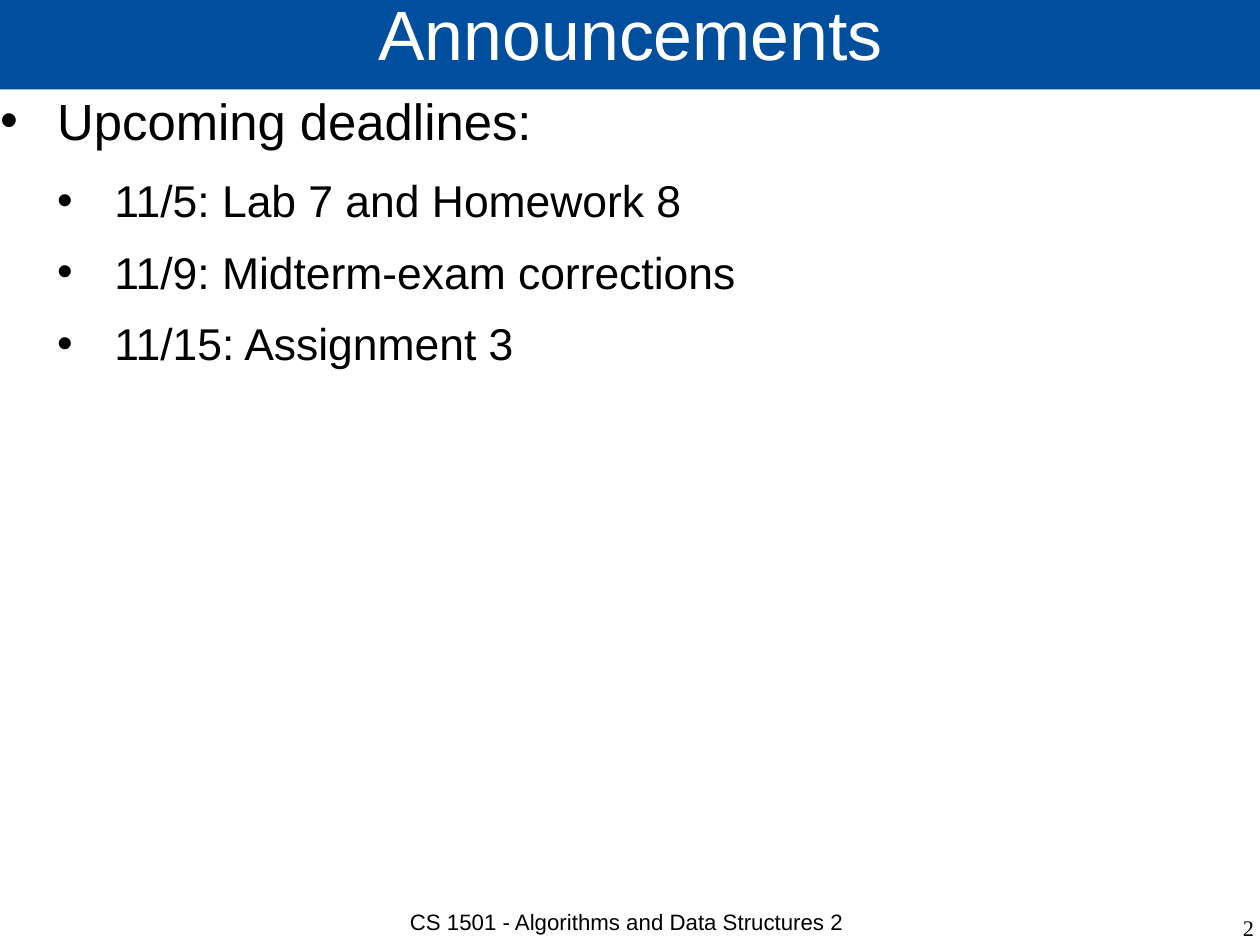
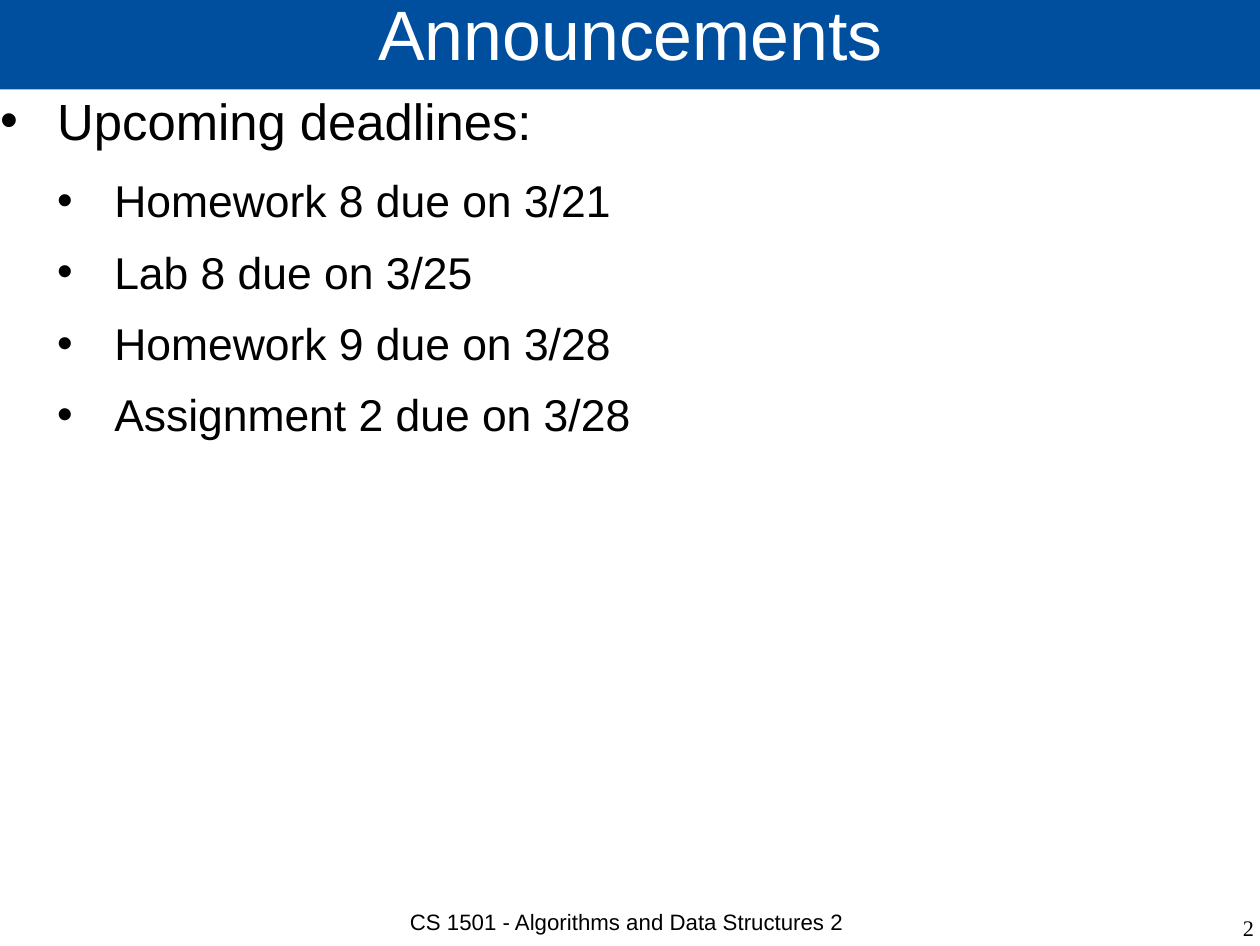
Before and after one commit to cs1501-2224/handouts, a slide deck: slide 2 of DraftSlides/Lecture16.pptx. Drawn at 1260x946 pixels with LibreOffice and Linux fonts; fonts in the diff are those of the drawing. Boxes give left, top, right and bottom in pixels: in the first picture for what was removed or moved away, otherwise in the second. Text is boxed around its words. In the diff, an @@ line names an element or a change of style, - is before the commit and + after.

Commit message:
Lecture 16

```diff
--- a/DraftSlides/Lecture16.pptx
+++ b/DraftSlides/Lecture16.pptx
@@ text at box(114, 184, 630, 441): text changed @@
-  • 11/5: Lab 7 and Homework 8
-  • 11/9: Midterm-exam corrections
-  • 11/15: Assignment 3
+  • Homework 8 due on 3/21
+  • Lab 8 due on 3/25
+  • Homework 9 due on 3/28
+  • Assignment 2 due on 3/28
```
Also in this commit, not shown: 5 other slides changed, 12 slides added, 1 other file.
